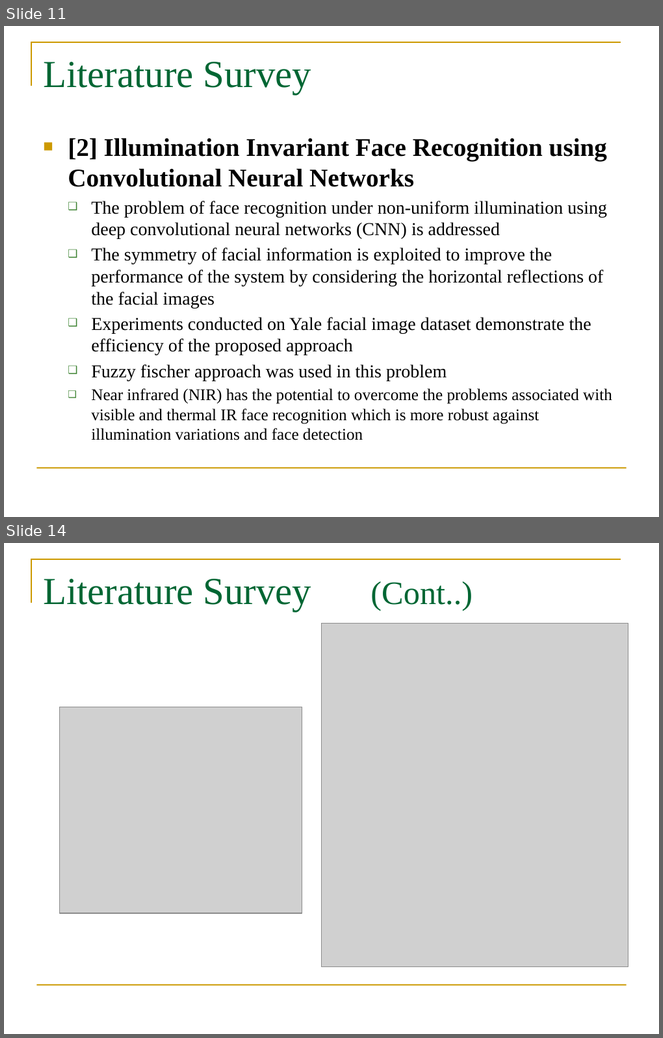
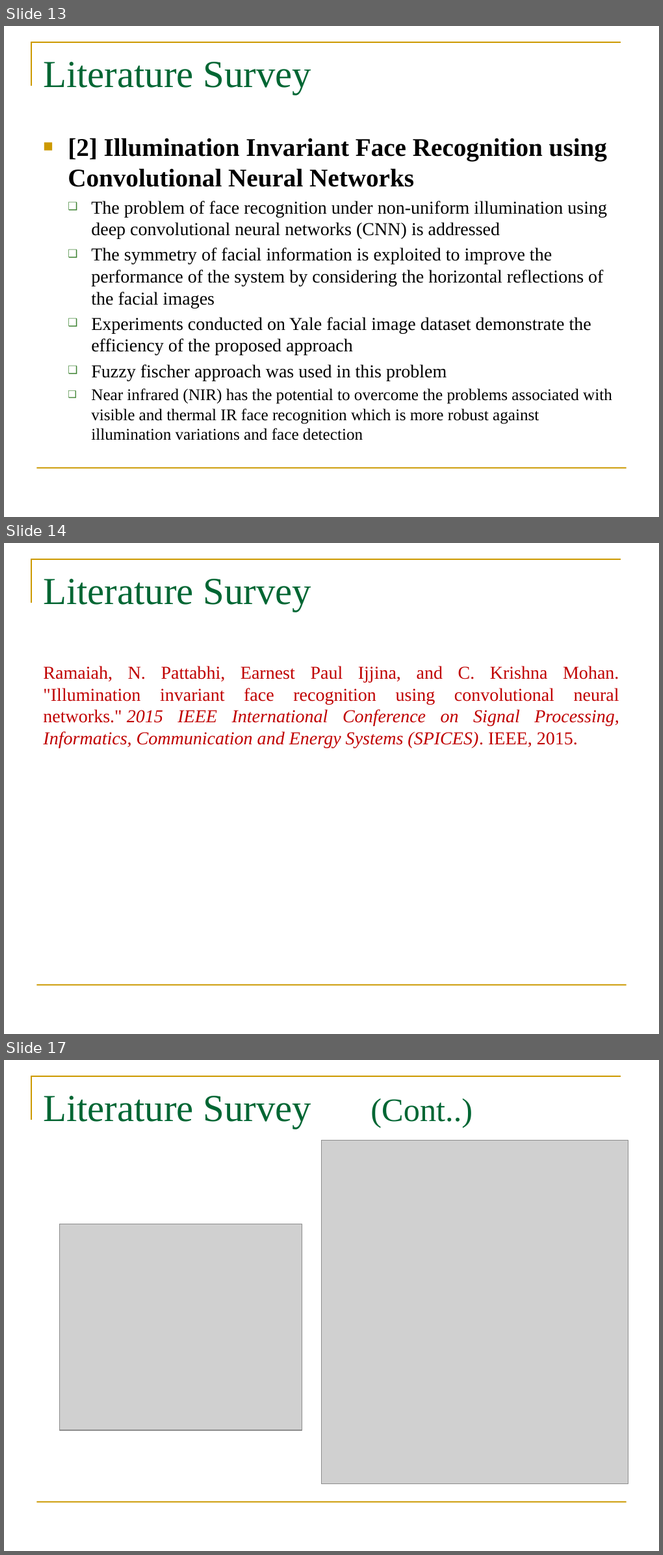
Before and after one commit to syamkakarla98/Face_Recognition_Using_Convolutional_Neural_Networks, a slide deck: Review-2/Review-2.pptx. Shown one above the other, each under a label of ours: slides 11 and 14 before the commit, slides 13, 14 and 17 after it; the slides between them are not shown. The pictures are 663x1038 and 663x1555 pixels, drawn with LibreOffice and Linux fonts; fonts in the diff are those of the drawing; grey boxes stand for pictures; background and template pictures are left out. Boxes give left, top, right and bottom in pixels: in the first picture for what was removed or moved away, otherwise in the second. Text is boxed around its words. In the diff, an @@ line names an element or a change of style, - is before the commit and + after.

```diff
--- a/Review-2/Review-2.pptx
+++ b/Review-2/Review-2.pptx
@@ slide 14 added at [4, 543, 659, 1034], background #FFFFFF; not listed: 2 template elements that a slide beside it also shows @@
@@ title added at [43, 579, 311, 611], 42 pt, text #006633 @@
+Literature Survey
@@ text added at [43, 666, 620, 748], 20 pt, text #C00000 @@
+Ramaiah, N. Pattabhi, Earnest Paul Ijjina, and C. Krishna Mohan. "Illumination invariant face recognition using convolutional neural networks." 2015 IEEE International Conference on Signal Processing, Informatics, Communication and Energy Systems (SPICES). IEEE, 2015.
@@ what was slide 11 is now slide 13 @@
@@ what was slide 14 is now slide 17 @@
```
Also in this commit, not shown: 8 slides changed, 2 other slides added.
